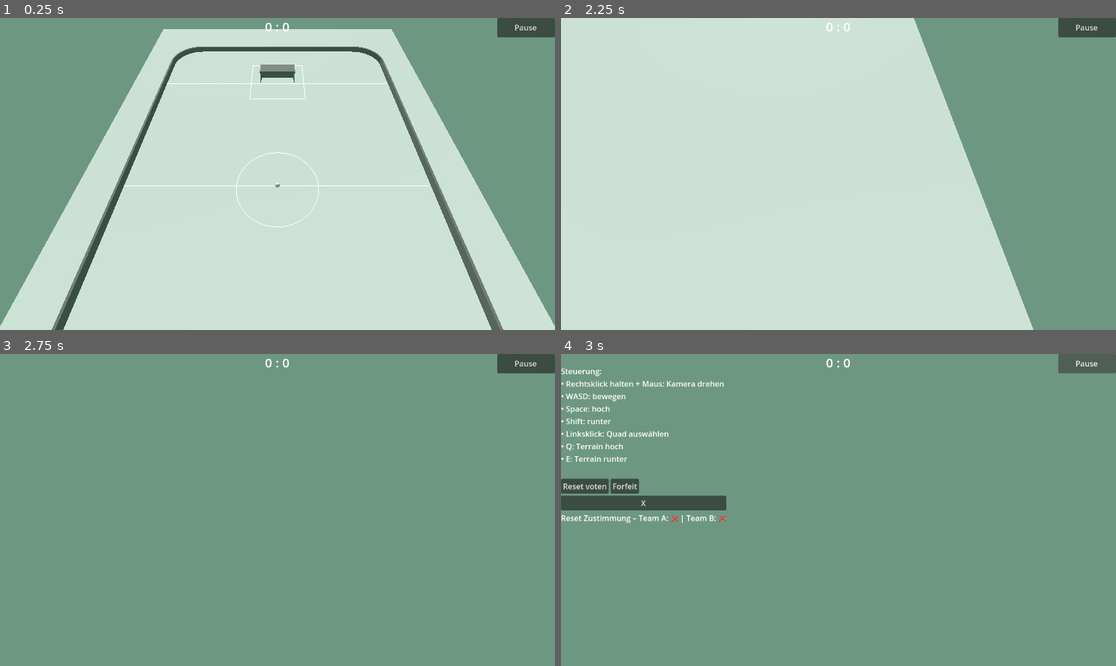
Above: before the commit, frames 1-4 (two rows, left to right).
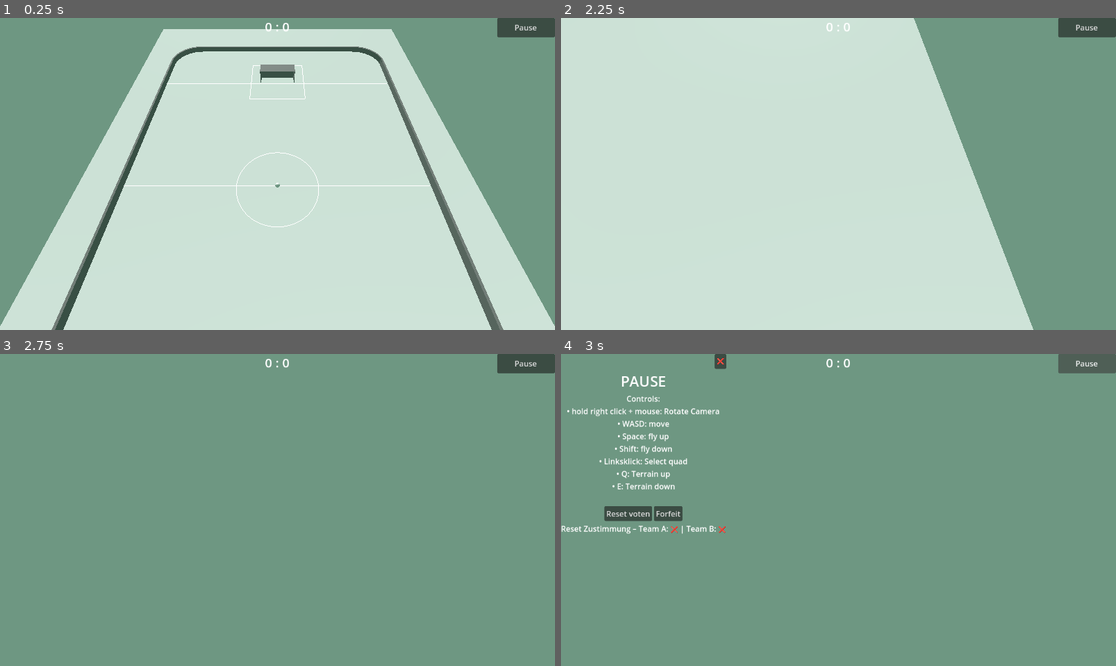
Above: after the commit, the same moments.

Repository: AlyssaSmt/Godot-kicker
Game: Godot game, scene res://main/main.tscn
Two runs of this game, one before a commit and one after it. Both use one fixed random seed, a clock stepped at 60 frames per second and the inputs below.
Inputs (mouse positions are in pixels of both pictures, inside the frame that each line leads up to):
- Up to frame 1 (0.25 s): no input
- Up to frame 2 (2.25 s): tap Enter at 0.5 s; move the mouse to (960, 158) at 0.52 s; hold D (move_right) 0.53-1.28 s; hold Shift (shift) 0.53-1.28 s; click (960, 158) at 0.67 s; tap Space (jump) at 0.77, 1.52, 2 s; move the mouse to (727, 189) at 1.27 s; hold S (move_backward) 1.28-2.03 s; tap Shift (shift) at 1.35 s; click (727, 189) at 1.42 s; move the mouse to (894, 105) at 2.02 s; hold D (move_right) from 2.03 s (still down); hold Shift (shift) from 2.03 s (still down); click (894, 105) at 2.17 s
- Up to frame 3 (2.75 s): keep holding D (move_right); keep holding Shift (shift)
- Up to frame 4 (3 s): release D (move_right) at 2.75 s; release Shift (shift) at 2.75 s; click "Pause" at 2.75 s

Frames 1-3 are identical in both runs. In frame 4, 4.7% of the frame differs, in the area x 0-30%, y 0-58%.

Commit message:
Enhance PauseMenu functionality: add score reset signal, improve reset logic, and update UI elements for clarity

Diff:
--- a/main/PauseMenu.gd
+++ b/main/PauseMenu.gd
@@ -4,8 +4,12 @@
 signal request_reset(team_name: String, wants_reset: bool)
 signal request_forfeit(team_name: String)
 signal request_resume
+signal request_score_reset
+
 
 @export var team_name_local: String = "Team A"
+@export var score_manager_path: NodePath
+
 
 @onready var reset_button: Button = $HelpPanel/VBoxContainer/HBoxContainer/ResetButton
 @onready var forfeit_button: Button = $HelpPanel/VBoxContainer/HBoxContainer/ForfeitButton
@@ -13,6 +17,9 @@
 @onready var vote_label: Label = $HelpPanel/VBoxContainer/VoteLabel
 
 @onready var forfeit_confirm: ConfirmationDialog = $ForfeitConfirm
+@onready var score_manager := get_node_or_null(score_manager_path)
+
+
 
 var vote_a := false
 var vote_b := false
@@ -27,7 +34,6 @@
 	forfeit_button.focus_mode = Control.FOCUS_NONE
 	close_button.focus_mode = Control.FOCUS_NONE
 
-	# Button-Events
 	reset_button.pressed.connect(_on_reset_pressed)
 	forfeit_button.pressed.connect(_on_forfeit_pressed)
 	close_button.pressed.connect(_on_close_pressed)
@@ -67,7 +73,7 @@
 
 
 # =========================
-# Voting Helpers
+# Voting Helpers (lokales Team)
 # =========================
 func _get_local_vote() -> bool:
 	return vote_a if team_name_local == "Team A" else vote_b
@@ -86,21 +92,21 @@
 	var b_txt := "✅" if vote_b else "❌"
 	vote_label.text = "Reset Zustimmung – Team A: %s | Team B: %s" % [a_txt, b_txt]
 
-	# Reset-Button als Toggle-Text
+	# Reset-Button zeigt immer den passenden Toggle-Text
 	reset_button.text = "Reset-Vote zurücknehmen" if _get_local_vote() else "Reset voten"
 
 
 # =========================
-# Button callbacks
+# Button Callbacks
 # =========================
 func _on_reset_pressed() -> void:
-	# Toggle: nochmal klicken nimmt das Vote zurück
+	# Toggle: nochmal klicken = vote zurücknehmen
 	var wants_reset := !_get_local_vote()
 
-	# UI sofort aktualisieren (optional, aber nice)
+	# UI sofort aktualisieren (fühlt sich direkt an)
 	_set_local_vote(wants_reset)
 
-	# Hauptlogik passiert im Empfänger (z.B. Main/ScoreManager/Netcode)
+	# Empfänger (Main/ScoreManager/Netcode) soll dann Votes sammeln & ggf. resetten
 	emit_signal("request_reset", team_name_local, wants_reset)
 
 
@@ -113,14 +119,31 @@
 
 
 func _on_forfeit_confirmed() -> void:
+	emit_signal("request_score_reset")
 	emit_signal("request_forfeit", team_name_local)
 	close_menu()
 
 
-# Optional, falls du später mal TitleScreen hast:
+
+# Optional später:
 func exit_to_menu() -> void:
-	# Später:
-	# get_tree().change_scene_to_file("res://scenes/TitleScreen.tscn")
+	get_tree().reload_current_scene()
 
-	# Jetzt:
-	get_tree().reload_current_scene()
+
+func _reset_score() -> void:
+	# Variante 1: ScoreManager ist im Inspector per NodePath verlinkt
+	if score_manager and score_manager.has_method("reset_score"):
+		score_manager.call("reset_score")
+		return
+	if score_manager and score_manager.has_method("reset"):
+		score_manager.call("reset")
+		return
+
+	# Variante 2: ScoreManager ist ein Autoload (Singleton) /root/ScoreManager
+	var sm := get_node_or_null("/root/ScoreManager")
+	if sm and sm.has_method("reset_score"):
+		sm.call("reset_score")
+	elif sm and sm.has_method("reset"):
+		sm.call("reset")
+	else:
+		print("⚠️ Kein ScoreManager gefunden oder keine reset/reset_score Methode.")
--- a/main/main.gd
+++ b/main/main.gd
@@ -65,12 +65,12 @@
 	pause_menu.open_menu()
 
 
-func _on_reset_requested(team_name: String) -> void:
-	# Vote setzen
+func _on_reset_requested(team_name: String, wants_reset: bool) -> void:
+	# Vote setzen oder zurücknehmen
 	if team_name == "Team A":
-		reset_vote_a = true
+		reset_vote_a = wants_reset
 	elif team_name == "Team B":
-		reset_vote_b = true
+		reset_vote_b = wants_reset
 
 	pause_menu.set_votes(reset_vote_a, reset_vote_b)
 
@@ -101,15 +101,32 @@
 
 
 func _on_forfeit_requested(team_name: String) -> void:
-	# Spieler der klickt verliert
 	print("🏳️ Aufgabe von: ", team_name, " -> verliert!")
 
-	# Beispiel: alles resetten (du kannst hier Endscreen machen)
+	# ✅ Score zurücksetzen
+	if $ScoreManager and $ScoreManager.has_method("reset_score"):
+		$ScoreManager.reset_score()
+	elif $ScoreManager and $ScoreManager.has_method("reset"):
+		$ScoreManager.reset()
+	else:
+		push_warning("⚠️ ScoreManager hat keine reset_score()/reset()-Methode.")
+
+	# Votes auch zurücksetzen
+	reset_vote_a = false
+	reset_vote_b = false
+	pause_menu.clear_votes()
+
+	# Feld/Ball/Kamera reset
 	if terrain:
 		terrain.reset_field()
 	reset_ball()
 
+	var cam := $EditorCameraRoot/EditorCamera
+	if cam:
+		cam.reset_camera()
+
 	pause_menu.close_menu()
+
 
 
 
--- a/main/main.tscn
+++ b/main/main.tscn
@@ -103,39 +103,46 @@
 [node name="PauseMenu" type="Control" parent="HelpUI"]
 layout_mode = 3
 anchors_preset = 0
-offset_top = -3.0
-offset_right = 40.0
-offset_bottom = 37.0
 script = ExtResource("13_na0o7")
 
 [node name="HelpPanel" type="Panel" parent="HelpUI/PauseMenu"]
 layout_mode = 0
-offset_right = 40.0
-grow_horizontal = 2
-grow_vertical = 2
 
 [node name="VBoxContainer" type="VBoxContainer" parent="HelpUI/PauseMenu/HelpPanel"]
 layout_mode = 0
 offset_right = 339.0
-offset_bottom = 266.0
+offset_bottom = 374.0
+alignment = 1
+
+[node name="CloseButton" type="Button" parent="HelpUI/PauseMenu/HelpPanel/VBoxContainer"]
+layout_mode = 2
+size_flags_horizontal = 8
+text = "❌"
+alignment = 2
+icon_alignment = 2
 
 [node name="HelpLabel" type="Label" parent="HelpUI/PauseMenu/HelpPanel/VBoxContainer"]
 layout_mode = 2
+theme_override_font_sizes/font_size = 30
+text = "PAUSE"
+horizontal_alignment = 1
 
 [node name="RichTextLabel" type="Label" parent="HelpUI/PauseMenu/HelpPanel/VBoxContainer"]
 layout_mode = 2
-text = "Steuerung:
-• Rechtsklick halten + Maus: Kamera drehen
-• WASD: bewegen
-• Space: hoch
-• Shift: runter
-• Linksklick: Quad auswählen
-• Q: Terrain hoch
-• E: Terrain runter
+text = "Controls:
+• hold right click + mouse: Rotate Camera
+• WASD: move
+• Space: fly up
+• Shift: fly down
+• Linksklick: Select quad
+• Q: Terrain up
+• E: Terrain down
 "
+horizontal_alignment = 1
 
 [node name="HBoxContainer" type="HBoxContainer" parent="HelpUI/PauseMenu/HelpPanel/VBoxContainer"]
 layout_mode = 2
+alignment = 1
 
 [node name="ResetButton" type="Button" parent="HelpUI/PauseMenu/HelpPanel/VBoxContainer/HBoxContainer"]
 layout_mode = 2
@@ -145,13 +152,11 @@
 layout_mode = 2
 text = "Forfeit"
 
-[node name="CloseButton" type="Button" parent="HelpUI/PauseMenu/HelpPanel/VBoxContainer"]
-layout_mode = 2
-text = "X"
-
 [node name="VoteLabel" type="Label" parent="HelpUI/PauseMenu/HelpPanel/VBoxContainer"]
 layout_mode = 2
 
 [node name="ForfeitConfirm" type="ConfirmationDialog" parent="HelpUI/PauseMenu"]
+oversampling_override = 1.0
+size = Vector2i(427, 100)
 ok_button_text = "Forfeit?"
 dialog_text = "Do you really want to Forfeit? You will lose this game."
